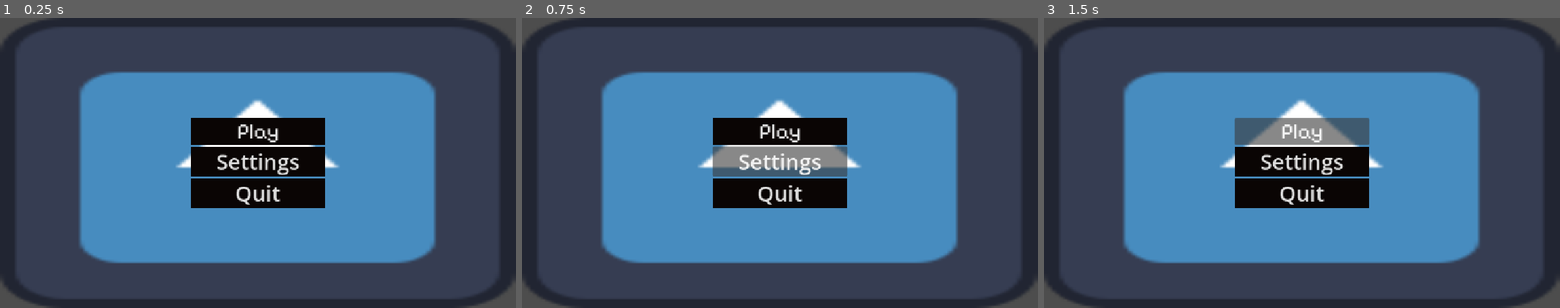
Above: before the commit, frames 1-3 (left to right).
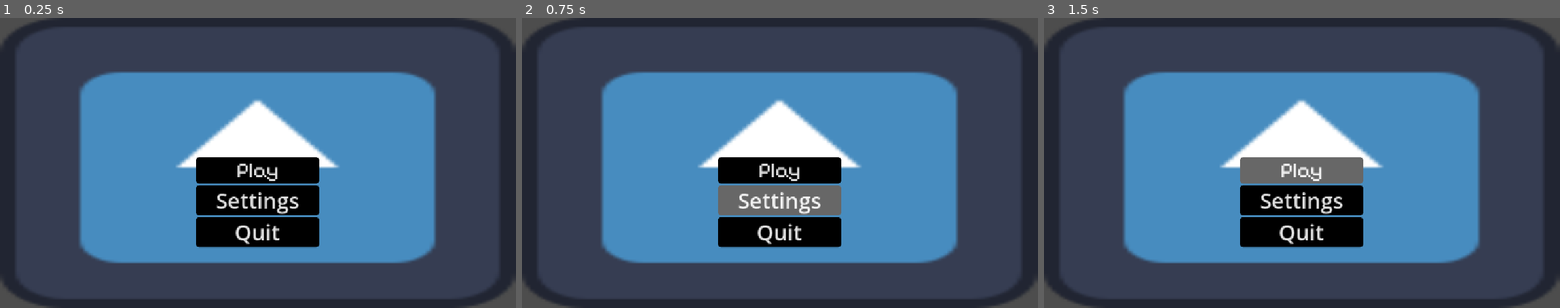
Above: after the commit, the same moments.

Repository: shiz1ee/Blounce
Game: Godot game, scene res://mainmenu.tscn
Same seed, same stepped clock (60 frames per second), same inputs: the game is played once before the commit and once after it. Before the commit the project has no main scene; this scene is started directly in both runs. The engine's default icon, where the game draws it, is replaced by a stand-in: a white triangle on a blue panel in a dark square.
Inputs:
- Up to frame 1 (0.25 s): no input
- Up to frame 2 (0.75 s): click "Settings" at 0.5 s
- Up to frame 3 (1.5 s): click "Play" at 1.25 s

The runs differ from the first frame. In frame 1, 8.4% of the frame differs, in the area x 37-63%, y 34-80%; in frame 2, 11%, in the area x 36-64%, y 34-80%; in frame 3, 9.6%.
Error after the commit: Parse Error: Too few arguments for "change_scene_to_file()" call. Expected at least 1 but received 0. (res://mainmenu.gd:9)

Commit message:
feat: main menu
added Play, settings, and quit buttons

Diff:
--- /dev/null
+++ b/mainmenu.gd
@@ -0,0 +1,13 @@
+extends Node2D
+
+
+func _on_play_pressed() -> void:
+	pass # Replace with function body.
+
+
+func _on_settings_pressed() -> void:
+	get_tree().change_scene_to_file()
+
+
+func _on_quit_pressed() -> void:
+	get_tree().quit()
--- a/mainmenu.tscn
+++ b/mainmenu.tscn
@@ -1,23 +1,32 @@
 [gd_scene format=3 uid="uid://brvijh8kus05p"]
 
 [ext_resource type="Texture2D" uid="uid://dfbyw8qdd1bya" path="res://icon.svg" id="1_d2nv2"]
+[ext_resource type="Script" uid="uid://cpqxr7vsqfikd" path="res://mainmenu.gd" id="1_wgsso"]
 [ext_resource type="FontFile" uid="uid://h7jvncpts8p8" path="res://assets/font/PixelifySans-VariableFont_wght.ttf" id="2_wgsso"]
 
-[sub_resource type="AtlasTexture" id="AtlasTexture_chxeh"]
+[sub_resource type="StyleBoxFlat" id="StyleBoxFlat_d2nv2"]
+bg_color = Color(0, 0, 0, 1)
+corner_radius_top_left = 8
+corner_radius_top_right = 8
+corner_radius_bottom_right = 8
+corner_radius_bottom_left = 8
 
-[sub_resource type="StyleBoxTexture" id="StyleBoxTexture_cw3hl"]
-texture = SubResource("AtlasTexture_chxeh")
-modulate_color = Color(0.040353272, 0.022233412, 0.015381567, 1)
+[sub_resource type="StyleBoxFlat" id="StyleBoxFlat_wgsso"]
+bg_color = Color(0.6946728, 0.6946739, 0.69467264, 1)
+corner_radius_top_left = 8
+corner_radius_top_right = 8
+corner_radius_bottom_right = 8
+corner_radius_bottom_left = 8
 
-[sub_resource type="AtlasTexture" id="AtlasTexture_oeyiv"]
+[sub_resource type="StyleBoxFlat" id="StyleBoxFlat_igs2m"]
+bg_color = Color(0.40451086, 0.40451124, 0.4045111, 1)
+corner_radius_top_left = 8
+corner_radius_top_right = 8
+corner_radius_bottom_right = 8
+corner_radius_bottom_left = 8
 
-[sub_resource type="AtlasTexture" id="AtlasTexture_oy4le"]
-atlas = SubResource("AtlasTexture_oeyiv")
-
-[sub_resource type="StyleBoxTexture" id="StyleBoxTexture_7n5fy"]
-texture = SubResource("AtlasTexture_oy4le")
-
-[node name="Node2D" type="Node2D" unique_id=1124994984]
+[node name="mainmenu" type="Node2D" unique_id=1124994984]
+script = ExtResource("1_wgsso")
 
 [node name="CanvasLayer" type="CanvasLayer" parent="." unique_id=2141066292]
 
@@ -32,17 +41,17 @@
 texture = ExtResource("1_d2nv2")
 
 [node name="VBoxContainer" type="VBoxContainer" parent="CanvasLayer" unique_id=1073292445]
-anchors_preset = 8
+anchors_preset = 7
 anchor_left = 0.5
-anchor_top = 0.5
+anchor_top = 1.0
 anchor_right = 0.5
-anchor_bottom = 0.5
-offset_left = -150.0
-offset_top = -100.0
-offset_right = 150.0
-offset_bottom = 100.0
+anchor_bottom = 1.0
+offset_left = -139.0
+offset_top = -337.0
+offset_right = 137.0
+offset_bottom = -136.0
 grow_horizontal = 2
-grow_vertical = 2
+grow_vertical = 0
 alignment = 1
 
 [node name="Play" type="Button" parent="CanvasLayer/VBoxContainer" unique_id=567340624]
@@ -50,22 +59,29 @@
 size_flags_vertical = 3
 theme_override_fonts/font = ExtResource("2_wgsso")
 theme_override_font_sizes/font_size = 48
-theme_override_styles/normal = SubResource("StyleBoxTexture_cw3hl")
-theme_override_styles/pressed = SubResource("StyleBoxTexture_7n5fy")
+theme_override_styles/normal = SubResource("StyleBoxFlat_d2nv2")
+theme_override_styles/pressed = SubResource("StyleBoxFlat_wgsso")
+theme_override_styles/hover = SubResource("StyleBoxFlat_igs2m")
 text = "Play"
 
 [node name="Settings" type="Button" parent="CanvasLayer/VBoxContainer" unique_id=2040531131]
 layout_mode = 2
 size_flags_vertical = 3
 theme_override_font_sizes/font_size = 48
-theme_override_styles/normal = SubResource("StyleBoxTexture_cw3hl")
-theme_override_styles/pressed = SubResource("StyleBoxTexture_7n5fy")
+theme_override_styles/normal = SubResource("StyleBoxFlat_d2nv2")
+theme_override_styles/pressed = SubResource("StyleBoxFlat_wgsso")
+theme_override_styles/hover = SubResource("StyleBoxFlat_igs2m")
 text = "Settings"
 
 [node name="Quit" type="Button" parent="CanvasLayer/VBoxContainer" unique_id=204257835]
 layout_mode = 2
 size_flags_vertical = 3
 theme_override_font_sizes/font_size = 48
-theme_override_styles/normal = SubResource("StyleBoxTexture_cw3hl")
-theme_override_styles/pressed = SubResource("StyleBoxTexture_7n5fy")
+theme_override_styles/normal = SubResource("StyleBoxFlat_d2nv2")
+theme_override_styles/pressed = SubResource("StyleBoxFlat_wgsso")
+theme_override_styles/hover = SubResource("StyleBoxFlat_igs2m")
 text = "Quit"
+
+[connection signal="pressed" from="CanvasLayer/VBoxContainer/Play" to="." method="_on_play_pressed"]
+[connection signal="pressed" from="CanvasLayer/VBoxContainer/Settings" to="." method="_on_settings_pressed"]
+[connection signal="pressed" from="CanvasLayer/VBoxContainer/Quit" to="." method="_on_quit_pressed"]
--- a/project.godot
+++ b/project.godot
@@ -11,6 +11,7 @@
 [application]
 
 config/name="haven game jam"
+run/main_scene="uid://brvijh8kus05p"
 config/features=PackedStringArray("4.7", "Forward Plus")
 config/icon="res://icon.svg"
 
--- /dev/null
+++ b/settings.tscn
@@ -0,0 +1,23 @@
+[gd_scene format=3 uid="uid://cnq6kcsay6x8v"]
+
+[node name="Control" type="Control" unique_id=1143955069]
+layout_mode = 3
+anchors_preset = 0
+offset_right = 40.0
+offset_bottom = 40.0
+
+[node name="CanvasLayer" type="CanvasLayer" parent="." unique_id=1682155563]
+
+[node name="ColorRect" type="ColorRect" parent="CanvasLayer" unique_id=718807676]
+anchors_preset = 8
+anchor_left = 0.5
+anchor_top = 0.5
+anchor_right = 0.5
+anchor_bottom = 0.5
+offset_left = -145.0
+offset_top = -96.5
+offset_right = 149.0
+offset_bottom = 115.0
+grow_horizontal = 2
+grow_vertical = 2
+color = Color(0, 0, 0, 1)
Not shown, added: assets/tileset/Basic wall SET1.png.import
Not shown, added: assets/tileset/Basic wall SET2.png.import
Not shown, added: assets/tileset/Basic wall SET3.png.import
Not shown, added: mainmenu.gd.uid
